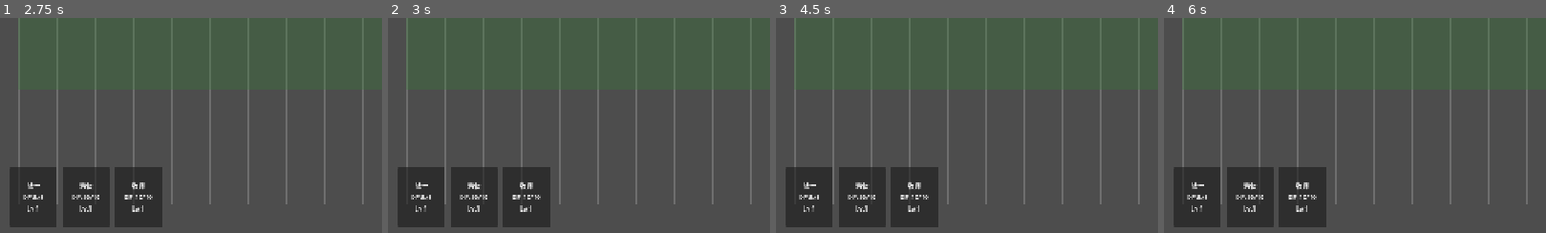
Above: before the commit, frames 1-4 (left to right).
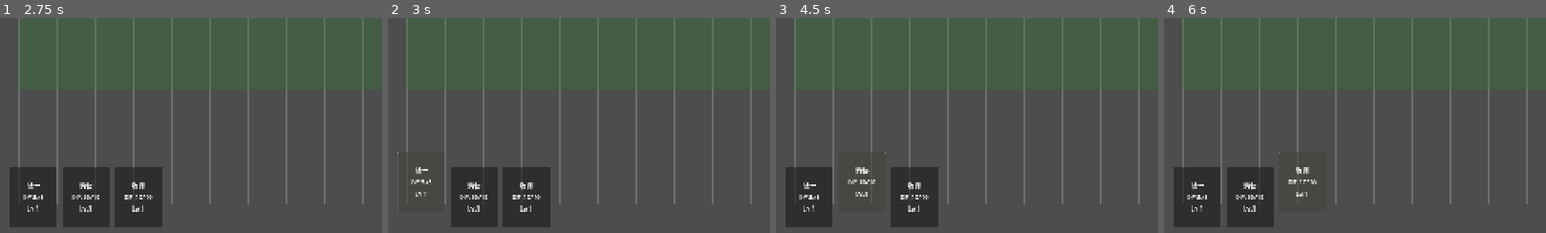
Above: after the commit, the same moments.

Repository: kuronaru/Paradiso
Game: Godot game, scene res://scenes/main.tscn
The game is run twice, just before and just after one commit, with the same random seed, the same clock (stepped at 60 frames per second) and the same inputs.
Inputs:
- Up to frame 1 (2.75 s): click "▶ 开始战斗" at 0.5 s; click "▶ 开始战斗" at 1.25 s; click "牧师 Lv.1 消耗: 20 金币" at 2 s
- Up to frame 2 (3 s): click "战士 DP:8/8 Lv.1" at 2.75 s
- Up to frame 3 (4.5 s): click "战士 DP:8/8 Lv.1" at 3.5 s; click "游侠 DP:10/10 Lv.1" at 4.25 s
- Up to frame 4 (6 s): click "游侠 DP:10/10 Lv.1" at 5 s; click "牧师 DP:10/10 Lv.1" at 5.75 s
The pictures show only the part of the screen within x 0-50%, y 50-100%; the shares and areas given below are measured in that part.

Frame 1 is identical in both runs. In frame 2, 3.4% of the frame differs, in the area x 2-15%, y 62-98%; in frame 3, 3.4%; in frame 4, 3.5%, in the area x 30-43%, y 62-98%.

Commit message:
add click/drag deployment switch

Diff:
--- a/game/scripts/deployment/deployment_system.gd
+++ b/game/scripts/deployment/deployment_system.gd
@@ -11,6 +11,7 @@
 signal hand_updated(cards: Array)
 
 var selected_unit: HeroUnit = null
+var selected_card_index: int = -1     # 当前高亮选中的手牌下标（点击网格部署）
 var hand_cards: Array = []            # 手牌 [{class_id, level}]
 var is_dragging: bool = false
 var drag_card_index: int = -1         # 兼容旧点击部署流程的当前拖拽下标
@@ -53,6 +54,7 @@
 
 func setup_hand(party_data: Array) -> void:
 	"""初始化手牌（从肉鸽队伍数据）"""
+	selected_card_index = -1
 	hand_cards.clear()
 	for member in party_data:
 		hand_cards.append({"class_id": member["class_id"], "level": member["level"]})
@@ -92,6 +94,7 @@
 	drag_card_data = card_data.duplicate(true)
 	drag_original_index = card_index
 	drag_card_index = card_index
+	selected_card_index = -1
 	is_dragging = true
 	drag_over_grid = false
 	drag_preview_mode = ""
@@ -103,6 +106,24 @@
 	return true
 
 
+func select_card(card_index: int) -> bool:
+	"""高亮选中一张手牌，用于随后点击网格部署"""
+	if card_index < 0 or card_index >= hand_cards.size():
+		selected_card_index = -1
+		return false
+	if not can_deploy_now():
+		selected_card_index = -1
+		return false
+
+	selected_card_index = card_index
+	return true
+
+
+func clear_selected_card() -> void:
+	"""清除当前高亮选中的手牌"""
+	selected_card_index = -1
+
+
 func cancel_drag() -> void:
 	"""取消拖拽，将卡牌放回原来的手牌位置"""
 	if not is_dragging:
@@ -122,6 +143,10 @@
 		return false
 
 	hand_cards.remove_at(card_index)
+	if selected_card_index == card_index:
+		selected_card_index = -1
+	elif selected_card_index > card_index:
+		selected_card_index -= 1
 	hand_updated.emit(hand_cards)
 	return true
 
@@ -179,6 +204,10 @@
 	"""网格点击处理"""
 	if is_dragging:
 		_finish_drag_at(grid_pos)
+	elif selected_card_index >= 0:
+		# 已经高亮选中手牌时，点击可部署空格执行点击部署
+		if grid.can_place_at(grid_pos) and deploy_card(selected_card_index, grid_pos):
+			clear_selected_card()
 	elif BattleManager.state == BattleManager.BattleState.PREPARING:
 		# 准备阶段：点击空地尝试部署第一张可部署的卡
 		if hand_cards.size() > 0 and grid.is_deploy_zone(grid_pos) and not grid.is_occupied(grid_pos):
--- a/game/scripts/ui/deployment_bar.gd
+++ b/game/scripts/ui/deployment_bar.gd
@@ -1,5 +1,5 @@
 # deployment_bar.gd — 底部部署卡牌栏
-# 显示手牌，支持按住左键拖拽部署
+# 显示手牌，支持点击选中部署与按住/拖动部署
 class_name DeploymentBar
 extends Control
 
@@ -10,14 +10,24 @@
 @export var card_size: Vector2 = Vector2(80, 100)
 @export var spacing: float = 8.0
 @export var bar_height: float = 120.0
-
-var cards: Array = []           # 卡牌按钮节点
-var card_shades: Array = []     # DP不足时覆盖在卡牌上方的暗色遮罩
-var card_labels: Array = []     # 卡牌文字节点，用于刷新DP进度
+@export var selected_raise_ratio: float = 0.25
+@export var drag_hold_time: float = 0.18
+@export var drag_distance_threshold: float = 16.0
+
+var cards: Array = []                # 卡牌按钮节点
+var card_base_positions: Array = []  # 卡牌未选中时的位置
+var card_shades: Array = []          # DP不足时覆盖在卡牌上方的暗色遮罩
+var card_labels: Array = []          # 卡牌文字节点，用于刷新DP进度
 var deployment_system: DeploymentSystem = null
 
 ## 拖拽状态视觉提示
 var drag_highlight_index: int = -1
+
+## 鼠标按下后的待判定状态：短按为选中，长按/拖动为拖拽
+var press_card_index: int = -1
+var press_started_at_msec: int = 0
+var press_start_mouse_pos: Vector2 = Vector2.ZERO
+var press_started_drag: bool = false
 
 
 func _ready() -> void:
@@ -61,6 +71,7 @@
 	for card in cards:
 		card.queue_free()
 	cards.clear()
+	card_base_positions.clear()
 	card_shades.clear()
 	card_labels.clear()
 	drag_highlight_index = -1
@@ -75,11 +86,12 @@
 	for i in range(hand.size()):
 		var card_data = hand[i]
 		var ct := ClassDefinitions.get_template(card_data["class_id"])
+		var base_position := Vector2(start_x + i * (card_size.x + spacing), btn_y)
 
 		var btn := Button.new()
 		btn.size = card_size
 		btn.clip_contents = true
-		btn.position = Vector2(start_x + i * (card_size.x + spacing), btn_y)
+		btn.position = base_position
 		btn.flat = false
 
 		# 遮罩从顶部向下覆盖卡牌；DP增加时高度变小，露出底部正常颜色
@@ -102,13 +114,12 @@
 		btn.add_child(label)
 
 		var idx := i
-		# 按下左键即开始拖拽；真正部署在 DeploymentSystem 中处理
-		btn.button_down.connect(func(): _on_card_drag_started(idx))
-		# 右键取消拖拽
-		btn.gui_input.connect(func(event: InputEvent): _on_card_gui_input(event))
+		# 左键短按为选中；按住一定时间或拖动一定距离后才开始拖拽
+		btn.gui_input.connect(func(event: InputEvent): _on_card_gui_input(event, idx))
 
 		add_child(btn)
 		cards.append(btn)
+		card_base_positions.append(base_position)
 		card_shades.append(shade)
 		card_labels.append(label)
 
@@ -116,11 +127,12 @@
 
 
 func _update_button_states() -> void:
-	"""根据 DP 和战斗状态更新按钮可用性"""
+	"""根据 DP、战斗状态和选中状态更新按钮表现"""
 	if not deployment_system:
 		return
 
 	var can_deploy_now := deployment_system.can_deploy_now()
+	var selected_index := deployment_system.selected_card_index
 
 	for i in range(min(cards.size(), deployment_system.hand_cards.size())):
 		var card_data = deployment_system.hand_cards[i]
@@ -128,15 +140,30 @@
 		var progress := _get_deploy_progress(ct.deploy_cost) if can_deploy_now else 0.0
 		var can_afford := ResourceManager.can_afford(ct.deploy_cost)
 
-		# 战斗阶段不可部署时禁用按钮；DP不足时仍允许点击反馈，但不会开始拖拽
+		# 战斗阶段不可部署时禁用按钮；DP不足时仍允许点击选中，但不会开始拖拽
 		cards[i].disabled = not can_deploy_now
 		_update_card_progress_visual(i, progress, can_afford and can_deploy_now)
+		_update_card_selection_visual(i, i == selected_index)
 
 		# 高亮当前拖拽选中的卡
 		if i == drag_highlight_index:
 			cards[i].modulate = Color(1.3, 1.3, 0.6, 1.0)
+		elif i == selected_index:
+			cards[i].modulate = Color(1.18, 1.18, 1.05, 1.0)
 		else:
 			cards[i].modulate = Color.WHITE
+
+
+func _update_card_selection_visual(index: int, is_selected: bool) -> void:
+	"""更新选中卡牌的上提位置"""
+	if index < 0 or index >= cards.size() or index >= card_base_positions.size():
+		return
+
+	var btn := cards[index] as Button
+	var base_position: Vector2 = card_base_positions[index]
+	var raise_height := card_size.y * selected_raise_ratio
+	btn.position = base_position + Vector2(0.0, -raise_height if is_selected else 0.0)
+	btn.z_index = 20 if is_selected else 0
 
 
 func _get_card_text(ct: ClassTemplate, card_data: Dictionary) -> String:
@@ -175,32 +202,119 @@
 	label.modulate = Color.WHITE if can_afford else Color(0.72, 0.72, 0.72, 1.0)
 
 
-func _on_card_drag_started(index: int) -> void:
-	"""左键按下卡牌时开始拖拽部署"""
+func _on_card_gui_input(event: InputEvent, index: int) -> void:
+	"""处理单张卡牌上的鼠标输入"""
+	if event is InputEventMouseButton:
+		if event.button_index == MOUSE_BUTTON_RIGHT and event.pressed:
+			_cancel_drag()
+			_clear_pending_press()
+			accept_event()
+		elif event.button_index == MOUSE_BUTTON_LEFT and event.pressed:
+			_begin_card_press(index)
+			accept_event()
+		elif event.button_index == MOUSE_BUTTON_LEFT and not event.pressed:
+			_finish_card_press(index)
+			accept_event()
+	elif event is InputEventMouseMotion:
+		_update_pending_drag(index)
+
+
+func _begin_card_press(index: int) -> void:
+	"""记录鼠标按下，暂不立即进入拖拽"""
+	if not deployment_system or not deployment_system.can_deploy_now():
+		return
+	if index < 0 or index >= deployment_system.hand_cards.size():
+		return
+
+	press_card_index = index
+	press_started_at_msec = Time.get_ticks_msec()
+	press_start_mouse_pos = get_viewport().get_mouse_position()
+	press_started_drag = false
+
+
+func _finish_card_press(index: int) -> void:
+	"""鼠标短按释放时选中卡牌；拖拽释放交给部署系统处理"""
+	if press_card_index != index:
+		_clear_pending_press()
+		return
+	if press_started_drag:
+		_clear_pending_press()
+		return
+
+	_select_card(index)
+	_clear_pending_press()
+
+
+func _update_pending_drag(index: int) -> void:
+	"""鼠标移动超过阈值时将短按判定切换为拖拽"""
+	if press_card_index != index or press_started_drag:
+		return
+	if not Input.is_mouse_button_pressed(MOUSE_BUTTON_LEFT):
+		_clear_pending_press()
+		return
+
+	var mouse_pos := get_viewport().get_mouse_position()
+	if mouse_pos.distance_to(press_start_mouse_pos) >= drag_distance_threshold:
+		_start_drag_from_press()
+
+
+func _update_pending_hold() -> void:
+	"""鼠标按住超过阈值时开始拖拽"""
+	if press_card_index < 0 or press_started_drag:
+		return
+	if not Input.is_mouse_button_pressed(MOUSE_BUTTON_LEFT):
+		_clear_pending_press()
+		return
+
+	var elapsed := float(Time.get_ticks_msec() - press_started_at_msec) / 1000.0
+	if elapsed >= drag_hold_time:
+		_start_drag_from_press()
+
+
+func _start_drag_from_press() -> void:
+	"""从待判定按压状态进入拖拽部署"""
 	if not deployment_system:
-		return
-	var hand := deployment_system.hand_cards
-	if index < 0 or index >= hand.size():
-		return
-
-	var class_id: String = hand[index]["class_id"]
-	if deployment_system.begin_drag(index):
+		_clear_pending_press()
+		return
+	if press_card_index < 0 or press_card_index >= deployment_system.hand_cards.size():
+		_clear_pending_press()
+		return
+
+	var class_id: String = deployment_system.hand_cards[press_card_index]["class_id"]
+	if deployment_system.begin_drag(press_card_index):
+		press_started_drag = true
+		drag_highlight_index = -1
+		_update_button_states()
+		card_clicked.emit(press_card_index, class_id)
+
+
+func _select_card(index: int) -> void:
+	"""短按卡牌时高亮选中，并将卡牌向上提起"""
+	if not deployment_system:
+		return
+	if index < 0 or index >= deployment_system.hand_cards.size():
+		return
+
+	var class_id: String = deployment_system.hand_cards[index]["class_id"]
+	if deployment_system.select_card(index):
 		drag_highlight_index = -1
 		_update_button_states()
 		card_clicked.emit(index, class_id)
 
 
-func _on_card_gui_input(event: InputEvent) -> void:
-	"""右键取消拖拽"""
-	if event is InputEventMouseButton and event.pressed:
-		if event.button_index == MOUSE_BUTTON_RIGHT:
-			_cancel_drag()
+func _clear_pending_press() -> void:
+	"""清除鼠标按下待判定状态"""
+	press_card_index = -1
+	press_started_at_msec = 0
+	press_start_mouse_pos = Vector2.ZERO
+	press_started_drag = false
 
 
 func _cancel_drag() -> void:
-	"""取消当前拖拽"""
+	"""取消当前拖拽或选中"""
 	if deployment_system:
 		deployment_system.cancel_drag()
+		deployment_system.clear_selected_card()
 	drag_highlight_index = -1
 	_update_button_states()
 
@@ -212,6 +326,7 @@
 
 func _on_drag_ended() -> void:
 	"""拖拽完成（成功或失败），清除高亮"""
+	_clear_pending_press()
 	drag_highlight_index = -1
 	_update_button_states()
 
@@ -229,5 +344,6 @@
 
 
 func _process(_delta: float) -> void:
-	# 持续更新按钮状态（DP变化、状态变化）
-	_update_button_states()
+	# 持续更新按钮状态（DP变化、状态变化）并检测长按拖拽
+	_update_pending_hold()
+	_update_button_states()
